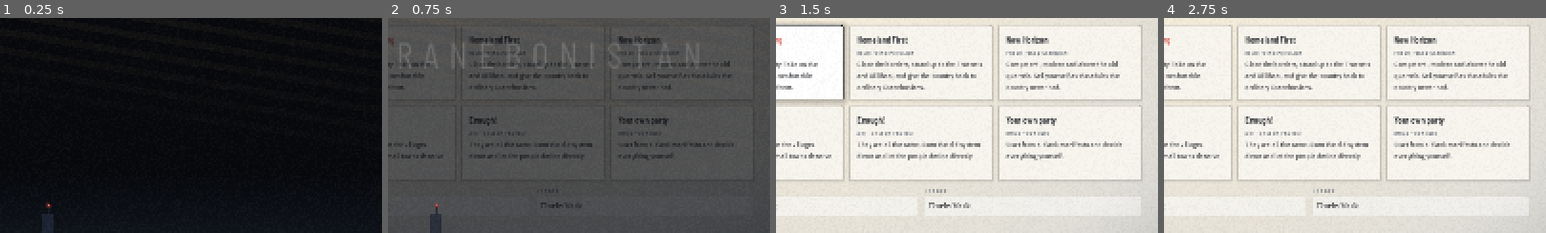
Above: before the commit, frames 1-4 (left to right).
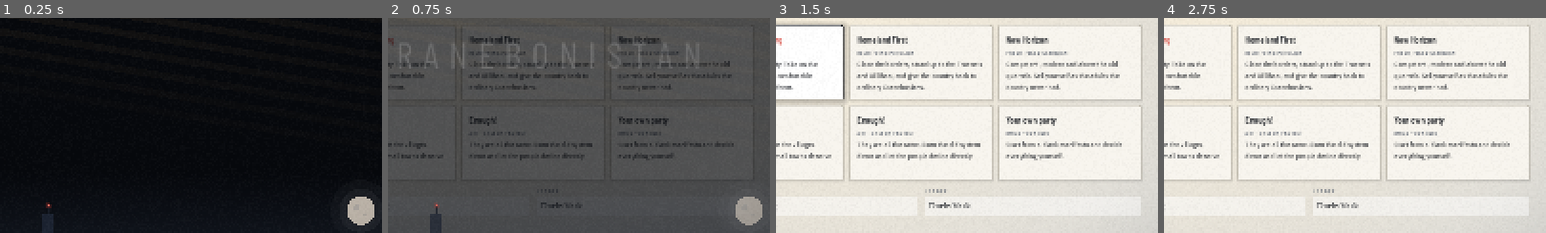
Above: after the commit, the same moments.

Repository: Hattakal/Cranebonistan
Game: Godot game, scene res://scenes/main.tscn
Same seed, same stepped clock (60 frames per second), same inputs: the game is played once before the commit and once after it.
Inputs (mouse positions are % of the whole screen's width and height, from its top left):
- Up to frame 1 (0.25 s): no input
- Up to frame 2 (0.75 s): click "DEBATES" at 0.5 s
- Up to frame 3 (1.5 s): tap Enter at 1.25 s; drag from (20, 53) to (60, 28) at 1.27 s
- Up to frame 4 (2.75 s): click "ELECTORATE" at 2 s
The pictures show only the part of the screen within x 31-81%, y 31-81%; the shares and areas given below are measured in that part.

The runs differ from the first frame. In frame 1, 0.8% of the frame differs, in the area x 91-98%, y 83-97%; in frame 2, 0.8%; in frame 3, less than 0.1%; in frame 4, less than 0.1%.

Commit message:
Newspapers that look like newspapers, and a slightly lighter tone
- Each paper has its own front page, from the new data/papers.json: the
  Morning Post is a red-top tabloid with shouting headlines, the Cranebo
  Herald a blackletter broadsheet with weather and price boxes, the
  regional Couriers plain capitals between rules. All get a volume,
  number, date and price line, justified stories that open with a place,
  and a side column with the other headlines and the state of the country.
- Tone: grit, but not grim. A coffee ring on the paper on the desk, a low
  moon over the skyline, sheets land a little crooked and settle, lighter
  grain and corners.
- New font: Manufacturing Consent (blackletter nameplate).
- DESIGN.md records both decisions; CLAUDE.md, README, MODDING, CREDITS,
  IMAGES updated.

Co-Authored-By: Claude Fable 5.2 <noreply@anthropic.com>
Claude-Session: https://claude.ai/code/session_01A3BWf2zTWvenptguSw7Uxe

Diff:
--- /dev/null
+++ b/godot/data/papers.json
@@ -0,0 +1,19 @@
+{
+ "_note": "The newspapers as they look on a front page. 'name' must match the name the game uses ({region} stands for a region's name); 'style' is tabloid (red nameplate, shouting headlines), broadsheet (blackletter nameplate, ears, sober headlines) or local (plain capitals between rules). 'motto', 'price' and 'founded' are printed on the nameplate. WEATHER lines appear in a corner of the front page, one per month in turn. All of this is only for show: the rules don't read it.",
+ "PAPERS": [
+  {"id": "post", "name": "The Morning Post", "style": "tabloid", "motto": "The paper that asks what you're all thinking", "price": "₱1.50", "founded": 1988},
+  {"id": "herald", "name": "The Cranebo Herald", "style": "broadsheet", "motto": "Founded 1964. Independent ever since, it says.", "price": "₱3.00", "founded": 1964},
+  {"id": "courier", "name": "The {region} Courier", "style": "local", "motto": "All the news of {region}, twice a week", "price": "₱1.00", "founded": 1971}
+ ],
+ "DEFAULT": {"style": "broadsheet", "motto": "", "price": "₱2.50", "founded": 1990},
+ "WEATHER": [
+  "Cranebo: rain, then more of it.",
+  "Erland: dry. The farmers say too dry.",
+  "Yamlin coast: fog until noon.",
+  "Alinni: clear and cold.",
+  "Fauran: wind, as usual.",
+  "Cranebo: fine. Enjoy it while it lasts.",
+  "The north: first snow on the passes.",
+  "Yamlin: warm for the time of year. Nobody trusts it."
+ ]
+}
--- a/godot/scripts/board.gd
+++ b/godot/scripts/board.gd
@@ -52,6 +52,17 @@
 		if clickable and e is InputEventMouseButton and e.button_index == MOUSE_BUTTON_LEFT and e.pressed:
 			pressed.emit(); accept_event()
 
+## Somebody put a cup down on it.
+class CoffeeRing extends Control:
+	func _init() -> void:
+		mouse_filter = Control.MOUSE_FILTER_IGNORE
+	func _draw() -> void:
+		var c = Vector2(size.x - 74, 46)
+		var col = Color(Look.LAMP_DIM, 0.22)
+		draw_arc(c, 27, 0.5, 5.3, 48, col, 2.6, true)
+		draw_arc(c, 24.5, 1.4, 4.2, 32, Color(col, 0.12), 1.4, true)
+		draw_circle(c + Vector2(34, 17), 2.2, Color(col, 0.18))
+
 ## A small light that breathes: something is waiting.
 class Pulse extends Control:
 	var col := Look.RED
@@ -91,6 +102,13 @@
 		var glow_h = 300.0
 		draw_polygon(PackedVector2Array([Vector2(0, base - glow_h), Vector2(size.x, base - glow_h), Vector2(size.x, base), Vector2(0, base)]),
 			PackedColorArray([Color(Look.N600, 0.0), Color(Look.N600, 0.0), Color(Look.N500, 0.5), Color(Look.N500, 0.5)]))
+		# a big low moon, so the night isn't only grim
+		var moon = Vector2(size.x * 0.78, base - 215)
+		draw_circle(moon, 64, Color(Look.TXT, 0.03))
+		draw_circle(moon, 46, Color(Look.TXT, 0.05))
+		draw_circle(moon, 30, Color(Look.mix(Look.TXT, Look.LAMP, 0.25), 0.78))
+		draw_circle(moon + Vector2(-9, -6), 6, Color(Look.N500, 0.16))
+		draw_circle(moon + Vector2(8, 9), 4, Color(Look.N500, 0.14))
 		var rng = RandomNumberGenerator.new()
 		rng.seed = 1964
 		var tallest = Vector2.ZERO
@@ -166,6 +184,11 @@
 		var c = _card(true)
 		c.set_meta("wide", true)
 		var v = _vbox(c)
+		if not sum.get("picture"):
+			var ring = CoffeeRing.new()
+			ring.top_level = false
+			c.add_child(ring)
+			c.move_child(ring, 0)
 		if sum.get("picture"):
 			var ph = Photo.new(sum.picture)
 			ph.custom_minimum_size.y = 150
--- a/godot/scripts/look.gd
+++ b/godot/scripts/look.gd
@@ -36,6 +36,7 @@
 const INK := Color("14171d")
 const MUTED := Color("5b626e")
 const LINE := Color("c8c3b7")
+const NEWSPRINT := Color("e7e1d1")   # cheaper, greyer paper: the newspapers
 # the map at night
 const SEA := Color("0a0e15")
 const LAND := Color("1a212d")
@@ -53,6 +54,7 @@
 # display: Barlow Condensed (labels, numbers, buttons)     body: IBM Plex Sans Condensed
 # news:    Newsreader (headlines, the papers, speeches)    type: IBM Plex Mono (memos, datelines)
 # hand:    Caveat (a note in the margin)
+# blackletter: Manufacturing Consent (a broadsheet's nameplate)   redtop: Barlow, heavy and slanted (a tabloid's)
 static var _fonts := {}
 
 static func _file(path: String) -> FontFile:
@@ -84,6 +86,13 @@
 		"news_bold": f = _variable("res://assets/fonts/Newsreader.ttf", {"wght": 640, "opsz": 40})
 		"news_italic": f = _variable("res://assets/fonts/Newsreader-Italic.ttf", {"wght": 420, "opsz": 24})
 		"hand": f = _variable("res://assets/fonts/Caveat.ttf", {"wght": 560})
+		"blackletter": f = _file("res://assets/fonts/ManufacturingConsent.ttf")
+		"redtop":   # a tabloid's nameplate: heavy, leaning forward
+			var rt = FontVariation.new()
+			rt.base_font = _file("res://assets/fonts/BarlowCondensed-SemiBold.ttf")
+			rt.variation_embolden = 0.35
+			rt.variation_transform = Transform2D(Vector2(1, 0), Vector2(-0.2, 1), Vector2.ZERO)
+			f = rt
 		"body": f = _file("res://assets/fonts/Plex-Regular.ttf")
 		"body_bold": f = _file("res://assets/fonts/Plex-SemiBold.ttf")
 		"body_italic": f = _file("res://assets/fonts/Plex-Italic.ttf")
--- a/godot/scripts/main.gd
+++ b/godot/scripts/main.gd
@@ -684,10 +684,11 @@
 func _event_header(p: Paper, ev: Dictionary) -> void:
 	var crisis = ""
 	if ev.get("kind", "") == "crisis" and S.crisis: crisis = Game.by_id(G.CRISES, S.crisis.id).name
-	p.masthead(G.date_label(S.week, false), "The Morning Post", ("Crisis · " + crisis) if crisis != "" else KINDS.get(ev.get("kind", ""), "Event"))
+	p.front_page("The Morning Post", G.date_label(S.week, false), ("Crisis · " + crisis) if crisis != "" else KINDS.get(ev.get("kind", ""), "Event"), S.week)
 	p.heading(ev.title, 42)
-	p.photo(Photo.event(ev), 300)
-	p.text(ev.text, 18)
+	p.split()
+	p.photo(Photo.event(ev), 280)
+	p.story(ev.text, G.MAP.capital, 18)
 	if ev.get("government"):
 		var gov = null
 		for x in S.parties:
@@ -712,10 +713,30 @@
 	if ev.get("echo") and S.record.blamed.size():
 		var b: Dictionary = S.record.blamed[-1]
 		p.quote(b.text, "%s, %s. Your words were quoted at the scene." % [G.player_party(S).leader, G.date_label(b.week, false)])
+	p.aside()
+	_front_aside(p)
+	p.join()
+
+## The narrow column of a front page: the other headlines, and how the country is doing.
+func _front_aside(p: Paper) -> void:
+	if S.log.size():
+		p.side_head("Also today")
+		for i in range(S.log.size() - 1, maxi(-1, S.log.size() - 4), -1): p.brief(S.log[i].text)
+	p.side_head("The country")
+	for ind in G.INDICATORS:
+		var row = HBoxContainer.new()
+		var l = Look.label(ind.label, "body", 13, Look.MUTED)
+		l.size_flags_horizontal = Control.SIZE_EXPAND_FILL
+		row.add_child(l)
+		row.add_child(Look.label(G.indicator_word(ind.id, S.world[ind.id]), "body_bold", 13, Look.INK))
+		p.add(row)
+	p.rule(1, Look.LINE)
+	p.side_head("Weather")
+	p.add(Look.label(p._weather(S.week), "news_italic", 14, Look.INK, true))
 
 func _event_sheet(front: Dictionary) -> void:
 	var ev: Dictionary = G.event_of(front)
-	var p = _paper()
+	var p = _paper(900)
 	_event_step1(p, ev)
 
 func _event_step1(p: Paper, ev: Dictionary) -> void:
@@ -1050,19 +1071,38 @@
 
 func _news_sheet(front: Dictionary) -> void:
 	var labels = {"vacuum": "Power vacuum", "bad": "Trouble", "good": "Comeback", "neutral": "Change", "threat": "Threat", "issue": "Hot issue"}
-	var p = _paper(820)
-	p.masthead(G.date_label(S.week, false), "The Cranebo Herald", "Late edition")
+	var p = _paper(900)
+	p.front_page("The Cranebo Herald", G.date_label(S.week, false), "Late edition", S.week)
 	var lead: Dictionary = front.items[0]
 	p.kicker(labels.get(lead.get("kind", ""), "News"))
-	p.heading(lead.title, 40)
-	p.text(lead.text, 18)
+	p.heading(lead.title, 42)
+	p.split()
+	p.photo(Photo.find(["news/" + str(lead.get("kind", ""))]), 240)
+	p.story(lead.text, G.MAP.capital, 18)
+	p.aside()
+	_front_aside(p)
+	p.join()
 	if front.items.size() > 1:
-		p.rule(1)
-		p.add(Look.caps("Also in this edition", 11, Look.MUTED, 2))
-		for it in front.items.slice(1):
-			p.add(Look.caps(labels.get(it.get("kind", ""), "News"), 11, Look.RED, 2))
-			p.add(Look.label(it.title, "news_bold", 20, Look.INK, true))
-			p.text(it.text, 15)
+		p.rule(2)
+		# the rest of the page, in columns under the lead
+		var cols = HBoxContainer.new()
+		cols.add_theme_constant_override("separation", 16)
+		var rest: Array = front.items.slice(1)
+		for i in rest.size():
+			var it: Dictionary = rest[i]
+			if i > 0:
+				var cr = ColorRect.new(); cr.color = Look.INK; cr.custom_minimum_size.x = 1
+				cols.add_child(cr)
+			var col = VBoxContainer.new()
+			col.size_flags_horizontal = Control.SIZE_EXPAND_FILL
+			col.add_theme_constant_override("separation", 6)
+			col.add_child(Look.caps(labels.get(it.get("kind", ""), "News"), 11, Look.RED, 2))
+			col.add_child(Look.label(it.title, "news_bold", 21, Look.INK, true))
+			var body = Look.label(it.text, "news", 15, Look.INK, true)
+			body.horizontal_alignment = HORIZONTAL_ALIGNMENT_FILL
+			col.add_child(body)
+			cols.add_child(col)
+		p.add(cols)
 	p.actions([p.button("Read on", func(): G.dismiss_front(S); _done(p))])
 
 func _debate_sheet() -> void:
@@ -1139,7 +1179,7 @@
 	p.paper()
 	var iv: Dictionary = S.interview
 	var v: Dictionary = iv.get("verdict", {}) if iv.get("verdict") else {"title": "", "text": ""}
-	p.masthead(G.date_label(S.week), iv.outletName, "The big interview")
+	p.front_page(iv.outletName, G.date_label(S.week, false), "The big interview", S.week)
 	p.kicker("%s meets %s" % [iv.who, G.player_party(S).leader])
 	p.heading(v.title, 40)
 	p.text(v.text, 18, "news_italic")
@@ -1244,7 +1284,7 @@
 	p.clear()
 	p._paper.custom_minimum_size.x = 860   # the district sheet is narrow; the story gets a full page
 	var r = Game.by_id(G.REGIONS, res.region)
-	p.masthead(G.date_label(S.week), "The %s Courier" % r.name, "On the road")
+	p.front_page("The %s Courier" % r.name, G.date_label(S.week, false), "On the road", S.week, r.name)
 	p.kicker("%s in %s" % [G.player_party(S).leader, res.place])
 	var heads = {"great": "%s packs the halls in %s", "good": "%s makes the rounds in %s", "flat": "A quiet visit to %s for %s"}
 	var head: String = heads.get(res.kind, "%s in %s")
@@ -1256,7 +1296,7 @@
 	photo.custom_minimum_size = Vector2(0, 260)
 	p.add(photo)
 	if res.caption != "": p.small(res.caption)
-	if res.story != "": p.text(res.story, 18, "news")
+	if res.story != "": p.story(res.story, res.place, 18)
 	var b: int = Game.jround(float(res.before) * 100)
 	var a: int = Game.jround(float(res.after) * 100)
 	p.add(Look.label("Your vote in %s: %d%% → %d%%" % [res.place, b, a], "news_bold", 24, Look.GOOD if a > b else Look.INK))
@@ -1446,7 +1486,7 @@
 	var pr: Dictionary = G.build_profile(S)
 	var you: Dictionary = G.player_party(S)
 	var p = _paper(860, false)
-	p.masthead(G.date_label(S.week, false), "The Cranebo Herald", "Profile")
+	p.front_page("The Cranebo Herald", G.date_label(S.week, false), "Profile", S.week)
 	p.heading(pr.headline, 40)
 	p.text("%s: %s" % [pr.archetype.title, pr.archetype.line], 19, "news_italic")
 	if pr.signature: p.quote(pr.signature.text, "%s, %s" % [you.leader, G.date_label(pr.signature.week, false)])
--- a/godot/scripts/paper.gd
+++ b/godot/scripts/paper.gd
@@ -19,6 +19,8 @@
 var _sheet_mat: ShaderMaterial
 
 # the colours of whatever is being read: ink on paper, or light on the screen
+var style := ""               # the newspaper being read ("tabloid", "broadsheet", "local"), or "" for any other sheet
+var _root: VBoxContainer      # the sheet itself; `v` may point at a column inside it for a while
 var ink := Look.INK
 var muted := Look.MUTED
 var line := Look.LINE
@@ -53,6 +55,7 @@
 	v = VBoxContainer.new()
 	v.add_theme_constant_override("separation", 14)
 	_paper.add_child(v)
+	_root = v
 	if can_put_down:
 		var b = Button.new()
 		# a real button: it says what it does and looks pressable
@@ -86,7 +89,7 @@
 		sb.shadow_color = Color(0.35, 0.55, 1.0, 0.1)    # the glow of the set in a dark room
 		sb.shadow_size = 60
 	else:
-		sb = Look.box(Look.PAPER, 1, Color.TRANSPARENT, 0, 0, 0)
+		sb = Look.box(Look.NEWSPRINT if style != "" else Look.PAPER, 1, Color.TRANSPARENT, 0, 0, 0)
 		sb.shadow_color = Color(0, 0, 0, 0.6)
 		sb.shadow_size = 30
 		sb.shadow_offset = Vector2(0, 14)
@@ -97,12 +100,14 @@
 	_paper.resized.connect(func():
 		_paper.pivot_offset = Vector2(_paper.size.x / 2, 200)
 		_sheet_mat.set_shader_parameter("sheet", _paper.size))
-	# no bounce: it is lifted into the light
-	_paper.scale = Vector2(0.965, 0.965)
+	# dropped on the desk in front of you: it lands a little crooked and settles
+	_paper.scale = Vector2(0.94, 0.94)
+	_paper.rotation_degrees = -2.2
 	modulate.a = 0
-	var tw = create_tween().set_parallel().set_trans(Tween.TRANS_CUBIC).set_ease(Tween.EASE_OUT)
-	tw.tween_property(self, "modulate:a", 1.0, 0.28)
-	tw.tween_property(_paper, "scale", Vector2.ONE, 0.5)
+	var tw = create_tween().set_parallel().set_trans(Tween.TRANS_BACK).set_ease(Tween.EASE_OUT)
+	tw.tween_property(self, "modulate:a", 1.0, 0.22)
+	tw.tween_property(_paper, "scale", Vector2.ONE, 0.42)
+	tw.tween_property(_paper, "rotation_degrees", 0.0, 0.5)
 
 ## Turn the sheet into a television: for what the country sees rather than what you read.
 func screen() -> void:
@@ -130,6 +135,11 @@
 	tw.tween_callback(func(): closed.emit(); queue_free())
 
 func clear() -> void:
+	v = _root
+	_side_col = null
+	if style != "":
+		style = ""
+		if not on_air: _paper.add_theme_stylebox_override("panel", _sheet_box(false))
 	for c in v.get_children():
 		if c != _down_btn: c.queue_free()
 
@@ -171,9 +181,178 @@
 	add(Look.caps(text, 13, col, 2))
 
 func heading(text: String, size := 36, font := "news_bold") -> void:
-	var l = Look.label(text, font, size, Look.INK, true)
-	l.add_theme_constant_override("line_spacing", -4)
+	var l: Label
+	if style == "tabloid" and not on_air:
+		# a tabloid shouts: heavy capitals, as big as will fit
+		l = Look.label(text.to_upper(), "display_bold", int(size * 1.45), Look.INK, true)
+		l.add_theme_constant_override("line_spacing", -12)
+	else:
+		l = Look.label(text, font, size, Look.INK, true)
+		l.add_theme_constant_override("line_spacing", -4)
 	add(l)
+
+# ---------- A newspaper's front page ----------
+## The paper's look, from papers.json, by the name the game uses for it.
+static func paper_info(name: String, region := "") -> Dictionary:
+	var data: Dictionary = Mods.data("papers")
+	var out: Dictionary = data.DEFAULT.duplicate()
+	for pp in data.PAPERS:
+		if String(pp.name).replace("{region}", region) == name:
+			out = pp.duplicate()
+	out.name = name
+	out.motto = String(out.get("motto", "")).replace("{region}", region)
+	return out
+
+## The top of a front page: the nameplate in the paper's own style, then the line with
+## the date, the issue number and the price. Everything after it on the sheet is set as
+## that newspaper would set it (see heading() and story()).
+func front_page(name: String, date: String, section: String, week := 0, region := "") -> void:
+	var info: Dictionary = paper_info(name, region)
+	style = info.style
+	_paper.add_theme_stylebox_override("panel", _sheet_box(false))
+	var year = int(date.right(4)) if date.right(4).is_valid_int() else 2027
+	var issue = "No. %d" % (int(info.get("founded", 1990)) % 97 * 113 + week * 6 + 1)
+	var vol = "Vol. %d" % maxi(1, year - int(info.get("founded", 1990)))
+	match style:
+		"tabloid":
+			var h = HBoxContainer.new()
+			h.add_theme_constant_override("separation", 16)
+			var block = PanelContainer.new()
+			var bsb = Look.box(Look.RED, 0, Color.TRANSPARENT, 0, 0, 0)
+			bsb.content_margin_left = 18; bsb.content_margin_right = 22; bsb.content_margin_top = 0; bsb.content_margin_bottom = 2
+			block.add_theme_stylebox_override("panel", bsb)
+			block.add_child(Look.label(name.to_upper(), "redtop", 46, Color.WHITE))
+			h.add_child(block)
+			var side = VBoxContainer.new()
+			side.alignment = BoxContainer.ALIGNMENT_CENTER
+			side.size_flags_horizontal = Control.SIZE_EXPAND_FILL
+			side.add_theme_constant_override("separation", 0)
+			var mt = Look.label(info.motto, "body_italic", 13, Look.INK, true)
+			mt.horizontal_alignment = HORIZONTAL_ALIGNMENT_RIGHT
+			side.add_child(mt)
+			var pr = Look.caps("%s · %s" % [date, info.price], 12, Look.MUTED, 1)
+			pr.horizontal_alignment = HORIZONTAL_ALIGNMENT_RIGHT
+			side.add_child(pr)
+			h.add_child(side)
+			add(h)
+			var strip = PanelContainer.new()
+			var ssb = Look.box(Look.INK, 0, Color.TRANSPARENT, 0, 0, 4)
+			ssb.content_margin_left = 10
+			strip.add_theme_stylebox_override("panel", ssb)
+			strip.add_child(Look.caps(section, 14, Color.WHITE, 3, "display_bold"))
+			v.add_child(strip)
+		"local":
+			rule(3)
+			var nm = Look.caps(name, 34, Look.INK, 5, "news_bold")
+			nm.horizontal_alignment = HORIZONTAL_ALIGNMENT_CENTER
+			add(nm)
+			if info.motto != "":
+				var mo = Look.label(info.motto, "news_italic", 14, Look.MUTED)
+				mo.horizontal_alignment = HORIZONTAL_ALIGNMENT_CENTER
+				add(mo)
+			_dateline(vol + " · " + issue, date, section + " · " + info.price)
+		_:
+			# a broadsheet: an "ear" either side of a blackletter nameplate
+			var h = HBoxContainer.new()
+			h.add_theme_constant_override("separation", 12)
+			h.add_child(_ear("Weather", _weather(week)))
+			var mid = VBoxContainer.new()
+			mid.size_flags_horizontal = Control.SIZE_EXPAND_FILL
+			mid.add_theme_constant_override("separation", -4)
+			var nm = Look.label(name, "blackletter", 54, Look.INK)
+			nm.horizontal_alignment = HORIZONTAL_ALIGNMENT_CENTER
+			mid.add_child(nm)
+			if info.motto != "":
+				var mo = Look.label(info.motto, "news_italic", 13, Look.MUTED)
+				mo.horizontal_alignment = HORIZONTAL_ALIGNMENT_CENTER
+				mid.add_child(mo)
+			h.add_child(mid)
+			h.add_child(_ear("Price", "%s, and worth it" % info.price))
+			add(h)
+			_dateline(vol + " · " + issue, date, section)
+
+func _weather(week: int) -> String:
+	var w: Array = Mods.data("papers").get("WEATHER", [])
+	return String(w[(week / 4) % w.size()]) if w.size() else ""
+
+## A small box in the corner of a nameplate.
+func _ear(title: String, body: String) -> Control:
+	var p = PanelContainer.new()
+	p.add_theme_stylebox_override("panel", Look.box(Color(0, 0, 0, 0), 0, Look.INK, 1, 0, 6))
+	p.custom_minimum_size.x = 132
+	p.size_flags_vertical = Control.SIZE_SHRINK_CENTER
+	var b = VBoxContainer.new()
+	b.add_theme_constant_override("separation", 0)
+	b.add_child(Look.caps(title, 10, Look.INK, 1, "display_bold"))
+	var t = Look.label(body, "news", 12, Look.INK, true)
+	t.custom_minimum_size.x = 118
+	b.add_child(t)
+	p.add_child(b)
+	return p
+
+## Between two rules: volume and number, the date, the section.
+func _dateline(left: String, mid: String, right: String) -> void:
+	rule(3)
+	var h = HBoxContainer.new()
+	var parts = [[left, HORIZONTAL_ALIGNMENT_LEFT], [mid, HORIZONTAL_ALIGNMENT_CENTER], [right, HORIZONTAL_ALIGNMENT_RIGHT]]
+	for part in parts:
+		var l = Look.caps(part[0], 11, Look.INK, 2)
+		l.size_flags_horizontal = Control.SIZE_EXPAND_FILL
+		l.horizontal_alignment = part[1]
+		h.add_child(l)
+	v.add_child(h)
+	rule(1)
+
+## The story under a headline, as a newspaper sets it: a place and a dash, then
+## justified text.
+func story(t: String, place := "", size := 17) -> Label:
+	var l = Look.label((place.to_upper() + " — " if place != "" else "") + t, "news", size, Look.INK, true)
+	l.horizontal_alignment = HORIZONTAL_ALIGNMENT_FILL
+	l.justification_flags = TextServer.JUSTIFICATION_WORD_BOUND | TextServer.JUSTIFICATION_KASHIDA | TextServer.JUSTIFICATION_SKIP_LAST_LINE
+	return add(l)
+
+## Split the sheet into a main column and a narrow one beside it, with a rule between.
+## Everything added goes to the main column until aside(), then to the narrow one,
+## until join().
+var _side_col: VBoxContainer = null
+func split(side_width := 210) -> void:
+	var h = HBoxContainer.new()
+	h.add_theme_constant_override("separation", 16)
+	var main = VBoxContainer.new()
+	main.size_flags_horizontal = Control.SIZE_EXPAND_FILL
+	main.add_theme_constant_override("separation", 12)
+	h.add_child(main)
+	var r = ColorRect.new()
+	r.color = Look.INK
+	r.custom_minimum_size.x = 1
+	h.add_child(r)
+	_side_col = VBoxContainer.new()
+	_side_col.custom_minimum_size.x = side_width
+	_side_col.add_theme_constant_override("separation", 7)
+	h.add_child(_side_col)
+	_root.add_child(h)
+	v = main
+
+func aside() -> void:
+	if _side_col: v = _side_col
+
+func join() -> void:
+	v = _root
+	_side_col = null
+
+## A short item in the narrow column: a small heading over a line or two.
+func brief(head: String, body := "") -> void:
+	if head != "": add(Look.label(head, "news_bold", 15, Look.INK, true))
+	if body != "": add(Look.label(body, "news", 13, Look.MUTED, true))
+	rule(1, Look.LINE)
+
+func side_head(t: String) -> void:
+	var p = PanelContainer.new()
+	var sb = Look.box(Look.INK, 0, Color.TRANSPARENT, 0, 0, 3)
+	sb.content_margin_left = 8
+	p.add_theme_stylebox_override("panel", sb)
+	p.add_child(Look.caps(t, 11, Color.WHITE, 2, "display_bold"))
+	v.add_child(p)
 
 func text(t: String, size := 17, font := "news", col := Look.INK) -> Label:
 	return add(Look.label(t, font, size, col, true))
--- a/godot/shaders/grain.gdshader
+++ b/godot/shaders/grain.gdshader
@@ -2,8 +2,8 @@
 // colours and gradients look photographed instead of drawn.
 shader_type canvas_item;
 
-uniform float grain = 0.03;      // how strong the grain is
-uniform float vignette = 0.42;    // how dark the corners get
+uniform float grain = 0.024;      // how strong the grain is
+uniform float vignette = 0.3;    // how dark the corners get
 
 float hash(vec2 p) {
 	vec3 p3 = fract(vec3(p.xyx) * 0.1031);
Binary file added: godot/assets/fonts/ManufacturingConsent.ttf
Not shown, added: godot/assets/fonts/OFL-ManufacturingConsent.txt
Not shown, changed: CLAUDE.md
Not shown, changed: CREDITS.md
Not shown, changed: DESIGN.md
Not shown, changed: IMAGES.md
Not shown, changed: MODDING.md
